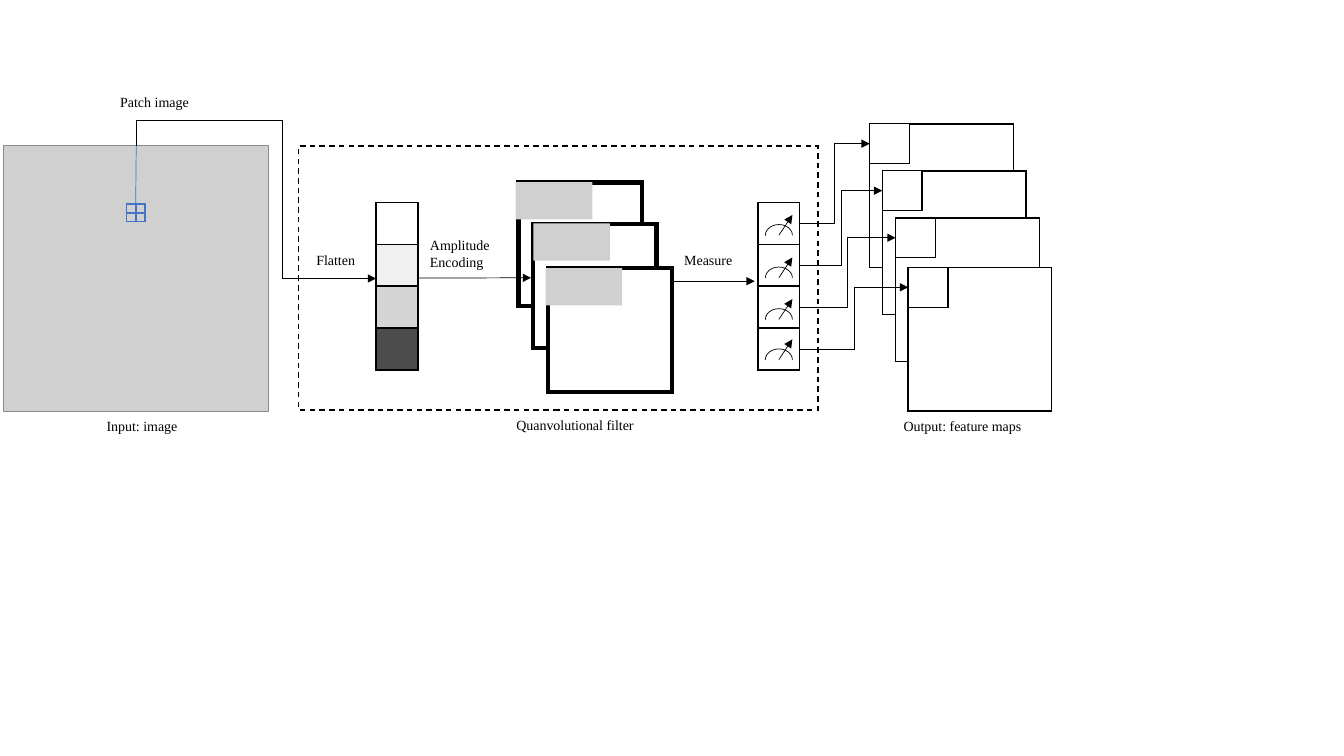
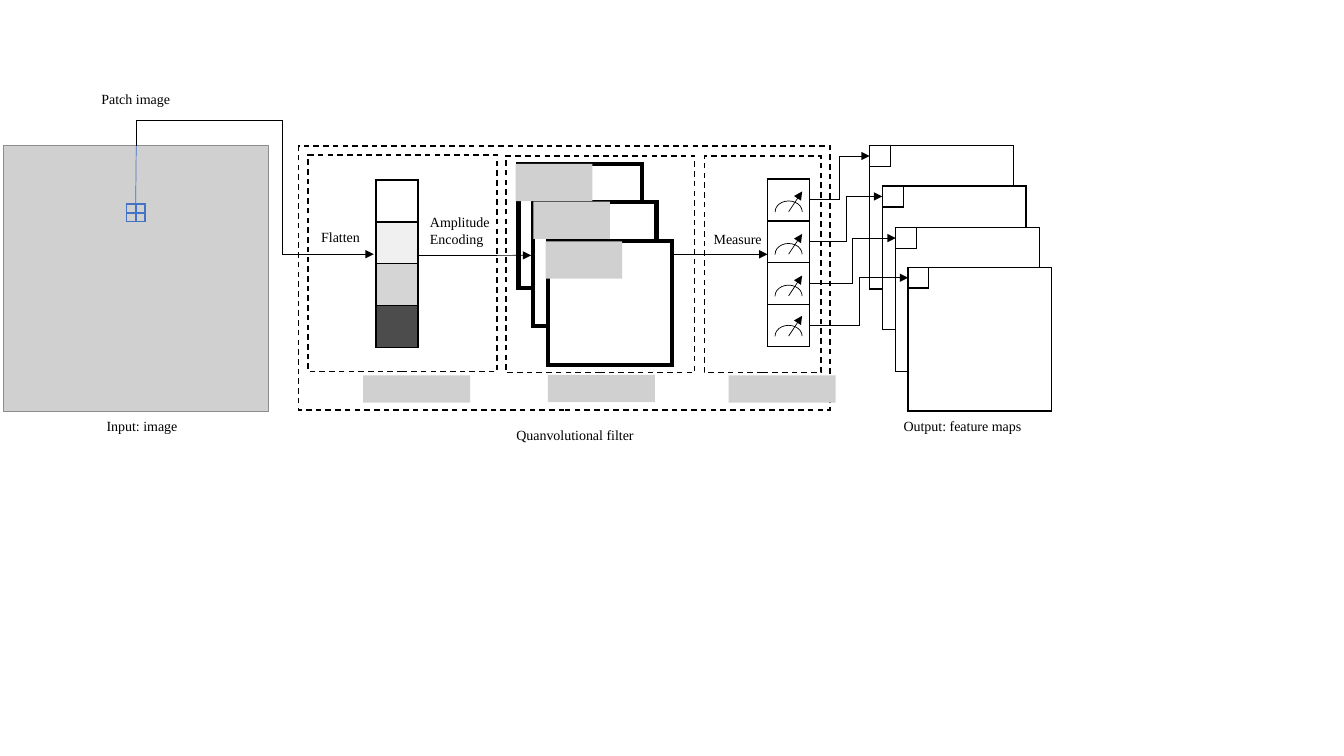
Before and after one commit to vutuanhai237/DynamicQNN, a slide deck: slide 3 of Bản trình bày1.pptx. Drawn at 1344x756 pixels with LibreOffice and Linux fonts; fonts in the diff are those of the drawing; grey boxes stand for pictures. Boxes give left, top, right and bottom in pixels: in the first picture for what was removed or moved away, otherwise in the second. Text is boxed around its words. In the diff, an @@ line names an element or a change of style, - is before the commit and + after.

```diff
--- a/Bản trình bày1.pptx
+++ b/Bản trình bày1.pptx
@@ text "Patch image": place and size @@
-text "Patch image" at <box>120,97,189,110</box>
+text "Patch image" at <box>101,94,170,107</box>
@@ elbow arrow moved from (136, 146) - (376, 278) to (136, 146) - (374, 254) @@
@@ rectangle: place and size @@
-rectangle at <box>298,146,818,410</box>
+rectangle at <box>298,146,830,410</box>
@@ rectangle: place and size @@
-rectangle at <box>870,124,1014,268</box>
+rectangle at <box>870,145,1014,289</box>
@@ rectangle: place and size @@
-rectangle at <box>870,124,909,163</box>
+rectangle at <box>870,145,891,166</box>
@@ rectangle added at <box>309,155,497,372</box>, outline #000000 1 pt dashed @@
@@ rectangle added at <box>506,156,695,373</box>, outline #000000 1 pt dashed @@
@@ rectangle added at <box>705,156,822,373</box>, outline #000000 1 pt dashed @@
@@ elbow arrow moved from (801, 224) - (870, 144) to (810, 200) - (870, 156) @@
@@ 4 rectangles, 2 pictures: place and size @@
-4 rectangles, 2 pictures at <box>376,182,656,348</box>
+4 rectangles, 2 pictures at <box>376,164,656,327</box>
@@ elbow arrow moved from (801, 265) - (882, 191) to (810, 242) - (882, 197) @@
@@ rectangle: place and size @@
-rectangle at <box>882,170,1026,315</box>
+rectangle at <box>882,187,1026,331</box>
@@ rectangle: place and size @@
-rectangle at <box>882,170,922,210</box>
+rectangle at <box>882,187,903,208</box>
@@ text "Flatten": place and size @@
-text "Flatten" at <box>316,255,355,265</box>
+text "Flatten" at <box>321,232,360,242</box>
@@ text "Measure": place and size @@
-text "Measure" at <box>684,255,732,265</box>
+text "Measure" at <box>714,234,762,244</box>
@@ 4 rectangles, 4 arc (boxed as its full ellipse)s, 4 arrows: place and size @@
-4 rectangles, 4 arc (boxed as its full ellipse)s, 4 arrows at <box>758,203,801,371</box>
+4 rectangles, 4 arc (boxed as its full ellipse)s, 4 arrows at <box>768,178,811,347</box>
@@ elbow arrow moved from (801, 308) - (896, 238) to (810, 283) - (896, 238) @@
@@ rectangle: place and size @@
-rectangle at <box>896,218,1041,362</box>
+rectangle at <box>896,228,1041,372</box>
@@ rectangle: place and size @@
-rectangle at <box>896,218,936,257</box>
+rectangle at <box>896,228,918,249</box>
@@ picture removed at <box>545,268,622,306</box> @@
@@ picture added at <box>545,241,622,278</box> @@
@@ 3 rectangles, 1 text, 1 arrow: place and size @@
-3 rectangles, 1 text, 1 arrow at <box>376,203,673,392</box>
+3 rectangles, 1 text, 1 arrow at <box>376,180,673,365</box>
@@ arrow moved from (658, 281) - (755, 281) to (658, 254) - (767, 254) @@
@@ rectangle: place and size @@
-rectangle at <box>908,267,948,307</box>
+rectangle at <box>908,267,929,287</box>
@@ elbow arrow moved from (801, 349) - (908, 287) to (810, 326) - (908, 278) @@
@@ picture added at <box>363,375,470,402</box> @@
@@ picture added at <box>548,375,655,402</box> @@
@@ picture added at <box>729,376,836,403</box> @@
@@ text "Quanvolutional filter": place and size @@
-text "Quanvolutional filter" at <box>516,420,634,433</box>
+text "Quanvolutional filter" at <box>516,430,634,443</box>
```
Also in this commit, not shown: 50 other files.
